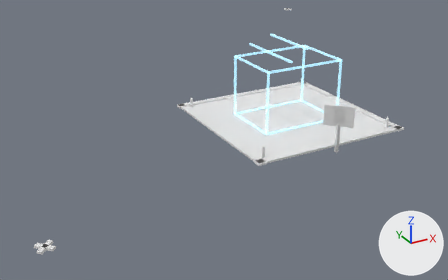
The FBX model Assets/Art/KayseriIsland/Models/Copper/Phase1/Sites_P1.fbx: old version first, new version second.
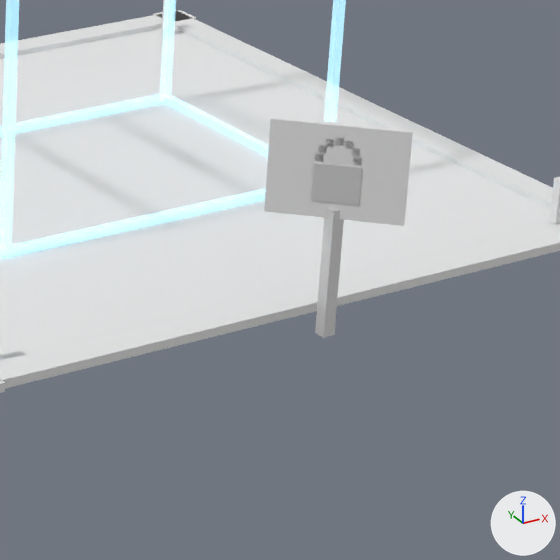
There are two pictures of each version: one from a camera (50 mm lens) standing at (20.4, -238.7, 70.7) and looking at (84.4, -122.3, 12.5), one close up on the part from 59% to 87% of the width and 28% to 72% of the height. Lighting does not change. The marker at lower right points along +X, +Y and +Z. The first two pictures are the older version.

The older version as bpy lines, for what is in view:
```python
me_site_plant_ghost_001 = bpy.data.meshes.new('Site.plant.Ghost.001')
me_site_plant_ghost_001.from_pydata(...)  # 104 vertices, 180 faces; spans x 98.8..121.2, y -119.8..-100.2, z 0.4..21.4
me_site_plant_ghost_001.materials.append(mat_ghost)  # white #e7e7e7, glowing cyan #89daf9
me_site_plant_lock_001 = bpy.data.meshes.new('Site.plant.Lock.001')
me_site_plant_lock_001.from_pydata(...)  # 80 vertices, 120 faces; spans x 107.38..112.62, y -137.42..-132.18, z 0.5..12.0
# faces by material slot: [108, 12]
me_site_plant_lock_001.materials.append(mat_steel_dk)  # white #e7e7e7
me_site_plant_lock_001.materials.append(mat_yellow_lt)  # white #e7e7e7
me_site_plant_pad_001 = bpy.data.meshes.new('Site.plant.Pad.001')
me_site_plant_pad_001.from_pydata(...)  # 72 vertices, 108 faces; spans x 88.0..132.0, y -132.0..-88.0, z 0.2..3.1
# faces by material slot: [12, 48, 48]
me_site_plant_pad_001.materials.append(mat_dirt)  # white #e7e7e7
me_site_plant_pad_001.materials.append(mat_hazard)  # white #e7e7e7
me_site_plant_pad_001.materials.append(mat_yellow_lt)  # white #e7e7e7
ob_site_plant_ghost = bpy.data.objects.new('Site.plant.Ghost', me_site_plant_ghost_001)
ob_site_plant_ghost.location = (0.0, 0.0, 8.72)
ob_site_plant_lock = bpy.data.objects.new('Site.plant.Lock', me_site_plant_lock_001)
ob_site_plant_lock.location = (-2.08, 0.22, 8.72)
ob_site_plant_pad = bpy.data.objects.new('Site.plant.Pad', me_site_plant_pad_001)
ob_site_plant_pad.location = (0.0, 0.0, 8.72)
```
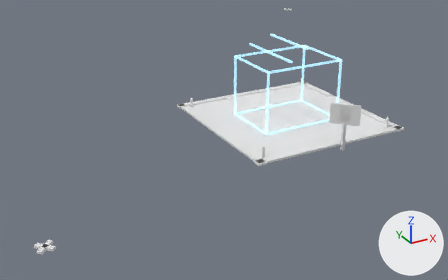
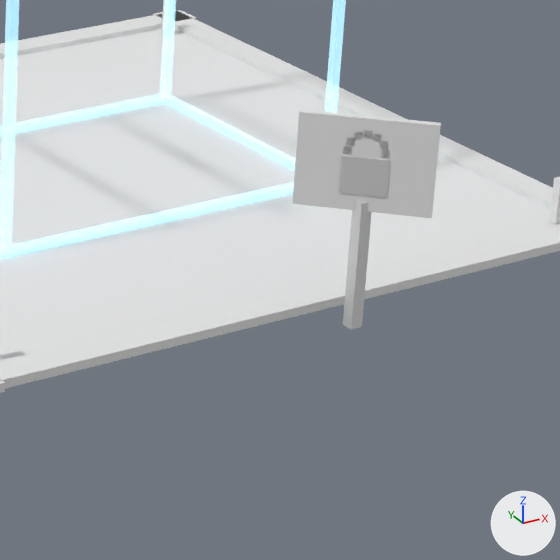
Where the change shows, as pixel boxes [x1, y1, x2, y2] in the close-ups (560 x 560 px):
```json
{"object": "Site.plant.Lock", "change": "moved", "before": [264, 116, 413, 338], "after": [292, 109, 441, 330]}
```

Edits to the scene script, one JSON object a line:
```json
{"op": "set", "path": "ob_site_plant_lock.location", "old": "(-2.08, 0.22, 8.72)", "new": "(-0.21, 0.34, 8.72)"}
```
